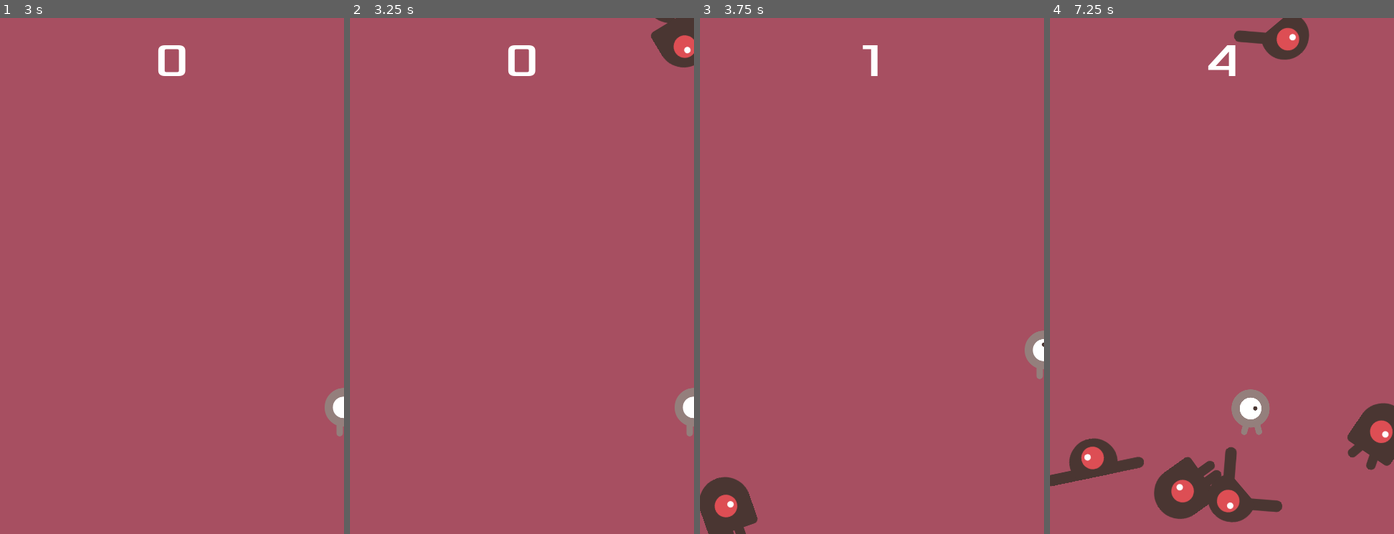
Above: before the commit, frames 1-4 (left to right).
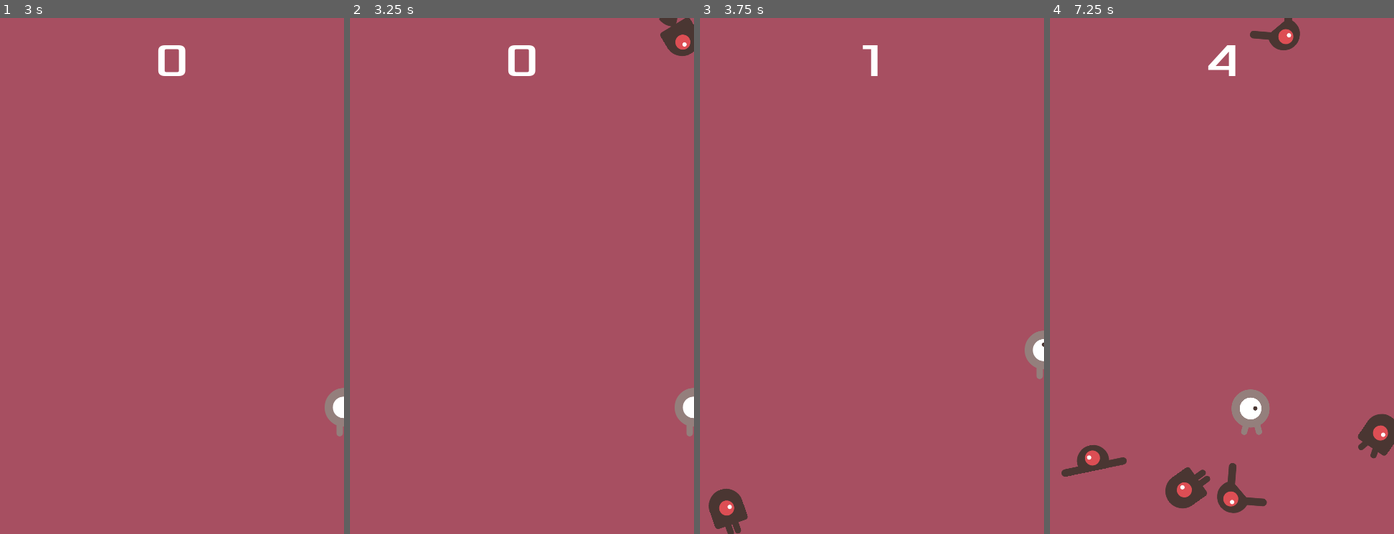
Above: after the commit, the same moments.

Repository: CandyRGB/my-first-godot-2d-game
Game: Godot game, scene res://scenes/main.tscn
Same seed, same stepped clock (60 frames per second), same inputs: the game is played once before the commit and once after it.
Inputs:
- Up to frame 1 (3 s): click "开始游戏" at 0.5 s; tap Enter at 1.25 s; hold D (move_right) 1.28-2.03 s; hold S (move_down) 2.03-2.78 s; hold D (move_right) from 2.78 s (still down)
- Up to frame 2 (3.25 s): keep holding D (move_right)
- Up to frame 3 (3.75 s): release D (move_right) at 3.53 s; hold W (move_up) from 3.53 s (still down)
- Up to frame 4 (7.25 s): release W (move_up) at 4.28 s; hold A (move_left) 4.28-5.78 s; hold S (move_down) 5.78-6.53 s; hold D (move_right) from 6.53 s (still down)

Frame 1 is identical in both runs. In frame 2, 0.5% of the frame differs, in the area x 87-100%, y 0-10%; in frame 3, 0.9%; in frame 4, 4.3%, in the area x 0-100%, y 0-98%.

Commit message:
优化怪物尺寸

Diff:
--- a/scenes/mob.tscn
+++ b/scenes/mob.tscn
@@ -45,8 +45,8 @@
 }]
 
 [sub_resource type="CapsuleShape2D" id="CapsuleShape2D_jbnni"]
-radius = 33.5
-height = 83.0
+radius = 45.0
+height = 110.0
 
 [node name="Mob" type="RigidBody2D" unique_id=1906834666 groups=["mobs"]]
 collision_mask = 0
@@ -55,13 +55,14 @@
 metadata/_edit_group_ = true
 
 [node name="AnimatedSprite2D" type="AnimatedSprite2D" parent="." unique_id=1650190893]
-scale = Vector2(0.75, 0.75)
+scale = Vector2(0.5, 0.5)
 sprite_frames = SubResource("SpriteFrames_pcqmr")
 animation = &"fly"
 
 [node name="CollisionShape2D" type="CollisionShape2D" parent="." unique_id=1238465007]
 position = Vector2(-0.5, 0.5)
 rotation = 1.5707964
+scale = Vector2(0.5, 0.5)
 shape = SubResource("CapsuleShape2D_jbnni")
 
 [node name="VisibleOnScreenNotifier2D" type="VisibleOnScreenNotifier2D" parent="." unique_id=792096957]
